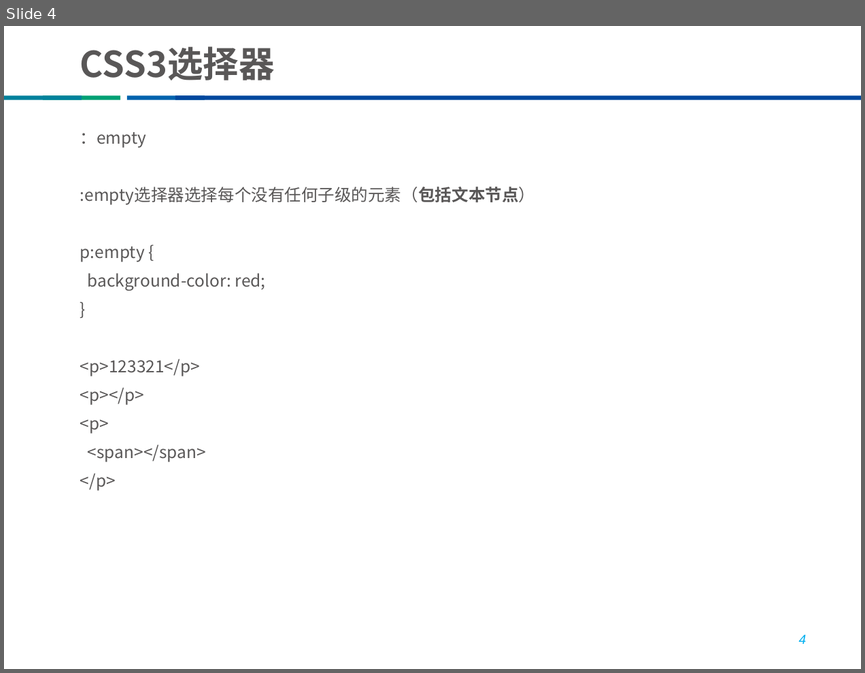
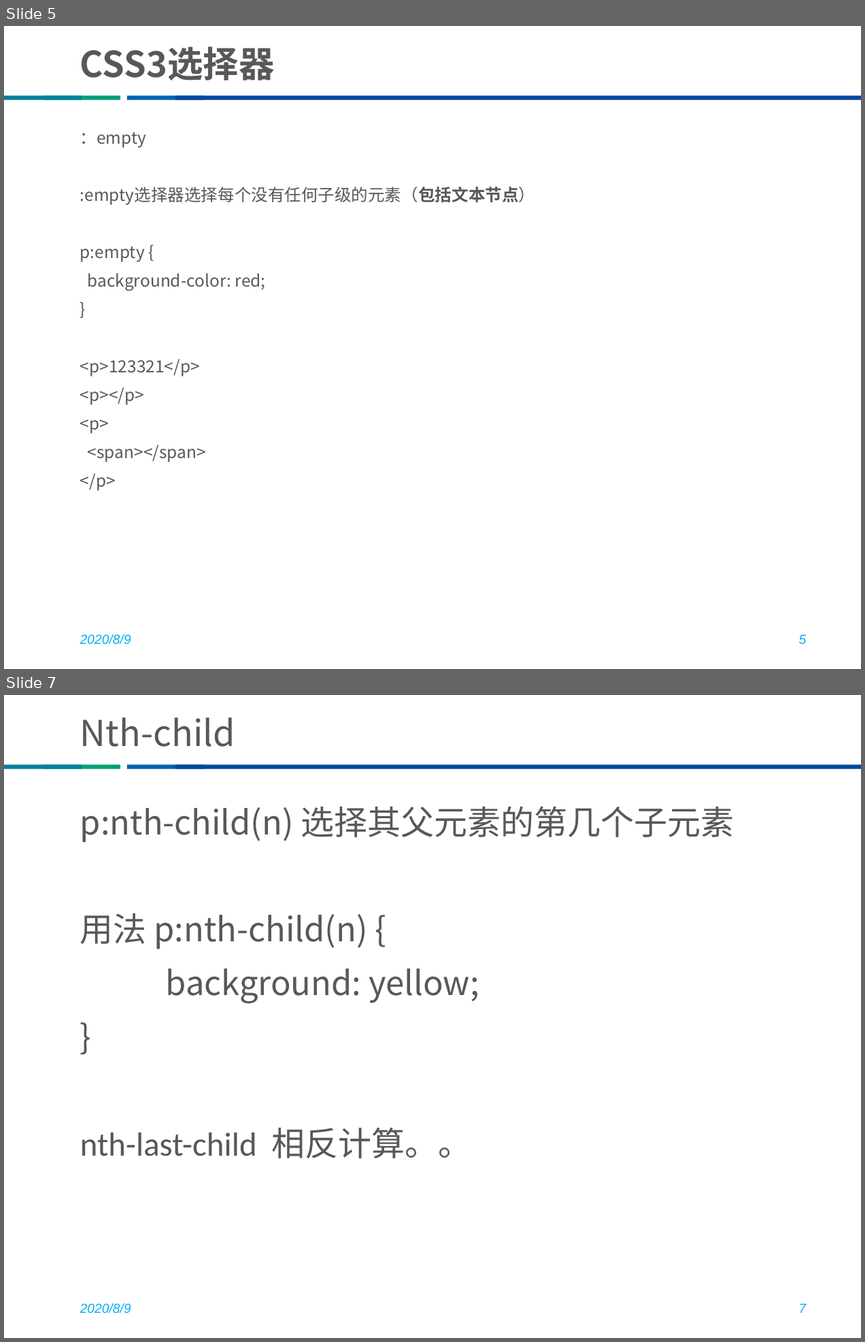
Before and after one commit to he8hepeng/thunisoftCli3, a slide deck: css教案（修改版）.pptx. Shown one above the other, each under a label of ours: slide 4 before the commit, slides 5 and 7 after it; the slides between them are not shown. The pictures are 865x673 and 865x1342 pixels, drawn with LibreOffice and Linux fonts; fonts in the diff are those of the drawing; background and template pictures are left out. Boxes give left, top, right and bottom in pixels: in the first picture for what was removed or moved away, otherwise in the second. Text is boxed around its words. In the diff, an @@ line names an element or a change of style, - is before the commit and + after.

```diff
--- a/css教案（修改版）.pptx
+++ b/css教案（修改版）.pptx
@@ slide 7 added at box(4, 695, 861, 1338), background #FFFFFF; not listed: 4 template elements that a slide beside it also shows @@
@@ title added at box(80, 717, 235, 747), 30 pt, text #595757 @@
+Nth-child
@@ text added at box(80, 806, 734, 1158), 28 pt, text #595757 @@
+p:nth-child(n) 选择其父元素的第几个子元素
+用法 p:nth-child(n) {
+background: yellow;
+}
+nth-last-child 相反计算。。
@@ text added at box(80, 1303, 131, 1313), 11 pt, text #00B0F0, italic @@
+2020/8/9
@@ page number added at box(799, 1303, 806, 1312), 11 pt, text #00B0F0, italic @@
+7
@@ what was slide 4 is now slide 5 @@
@@ slide 5 changed as well @@
@@ text added at box(80, 634, 131, 644), 11 pt, text #00B0F0, italic @@
+2020/8/9
@@ page number at box(799, 634, 806, 644): text changed @@
-4
+5
```
Also in this commit, not shown: 4 other slides changed, 6 other slides added, 15 other files.
